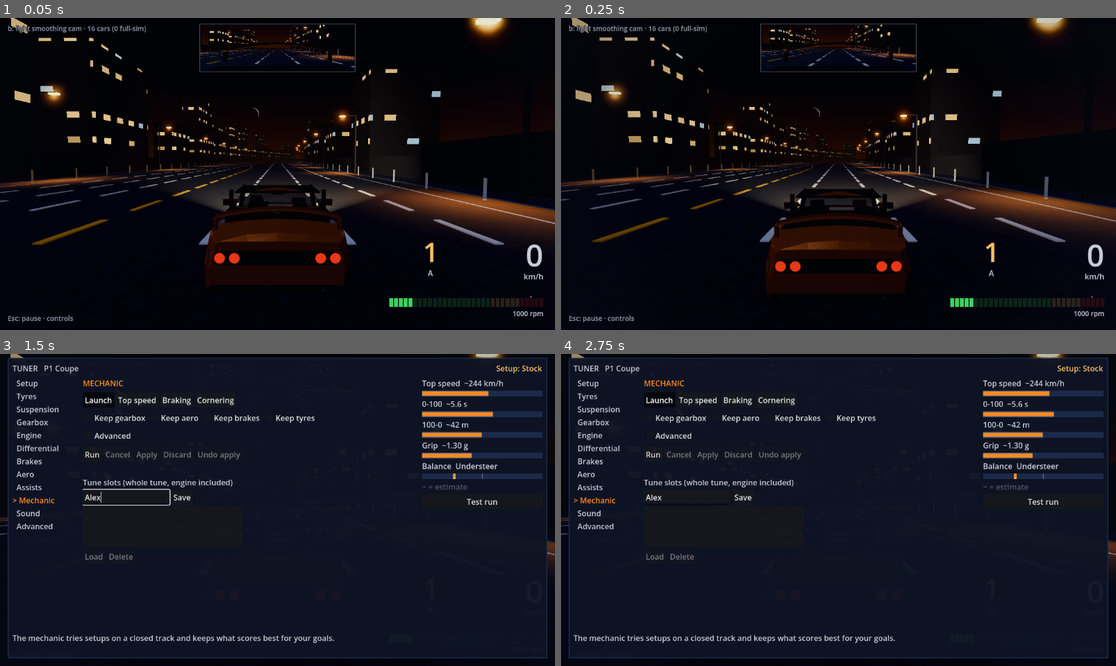
Above: before the commit, frames 1-4 (two rows, left to right).
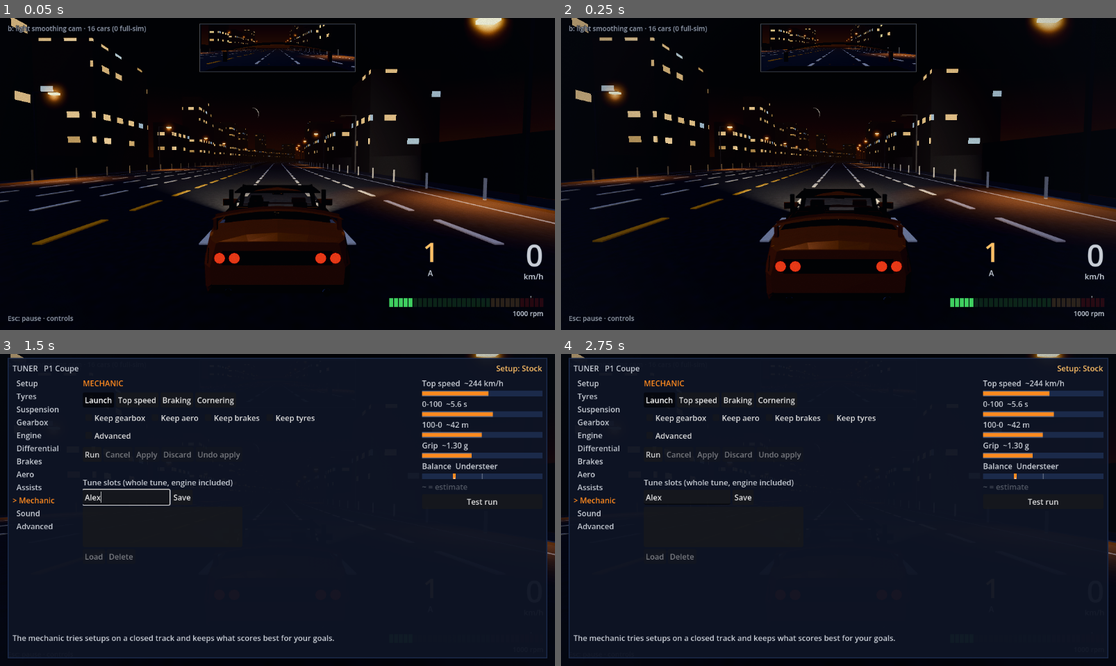
Above: after the commit, the same moments.

Repository: SmurfyHehe/neon-overdrive
Game: Godot game, scene res://Game.tscn
The game is run twice, just before and just after one commit, with the same random seed, the same clock (stepped at 60 frames per second) and the same inputs.
Inputs (mouse positions are in pixels of both pictures, inside the frame that each line leads up to):
- Up to frame 1 (0.05 s): no input
- Up to frame 2 (0.25 s): no input
- Up to frame 3 (1.5 s): tap Enter at 0.5 s; move the mouse to (399, 494) at 0.52 s; hold D (steer_right) 0.53-1.25 s; tap Y (autotune_panel) at 0.6 s; click (399, 494) at 0.67 s; click (127, 497) at 1.27 s; type "Alex" at 1.35 s
- Up to frame 4 (2.75 s): click "Launch" at 2 s

The runs differ from the first frame. In frame 1, 0.3% of the frame differs, in the area x 41-66%, y 2-51%; in frame 2, 0.2%; in frame 3, less than 0.1%; in frame 4, less than 0.1%.

Commit message:
Flickering and dead street lamps
About 6% of lamps fail (steady, stutter, out, restrike) and 4% are
dead, picked per chunk and slot by hash so a street comes back the
same. Lamp heads, pools and halos read the state from MultiMesh custom
data; heads become a small shader, pools and halos share one additive
glow shader (falloff, lamp level, distance fade, billboard). Flicker
runs on the GPU from TIME. New tests/lamp_states.gd.

Co-Authored-By: Claude Opus 5.5 (1M context) <noreply@anthropic.com>

Diff:
--- a/scripts/road_chunk_builder.gd
+++ b/scripts/road_chunk_builder.gd
@@ -193,9 +193,9 @@
 static var _barrier_mesh: BoxMesh
 static var _lamp_mesh: ArrayMesh
 static var _pool_mesh: PlaneMesh
-static var _pool_mat: StandardMaterial3D
+static var _pool_mat: ShaderMaterial
 static var _halo_mesh: QuadMesh
-static var _halo_mat: StandardMaterial3D
+static var _halo_mat: ShaderMaterial
 static var _wall_mesh: BoxMesh
 static var _wall_mat: StandardMaterial3D
 
@@ -398,6 +398,95 @@
 		_barrier_mesh = _box_mesh(Vector3(BARRIER_W, BARRIER_H, CHUNK_LEN / STATIONS))
 	return _barrier_mesh
 
+const LAMP_HEAD_SHADER := """
+shader_type spatial;
+render_mode cull_back;
+uniform vec3 color : source_color;
+uniform float energy = 4.0;
+varying float lit;
+// Lamp state per instance (INSTANCE_CUSTOM): r = 0 working, 0.5 failing
+// (flickers), 1 dead; g = a per-lamp seed so failing lamps fall out of step.
+float lamp_level(vec4 c, float t) {
+	if (c.r > 0.75) {
+		return 0.0;
+	}
+	if (c.r > 0.25) {
+		float s = c.g * 97.0;
+		// A failing sodium lamp: steady mostly, then a burst of stutter,
+		// then a few seconds out while it tries to restrike.
+		float cycle = fract(t / 9.0 + c.g);
+		float stutter = step(0.3, fract(sin(floor(t * 14.0 + s) * 12.9898) * 43758.5453));
+		float hum = 0.85 + 0.15 * sin(t * 100.0 + s);
+		float out_ = step(0.82, cycle);
+		float burst = step(0.62, cycle) * (1.0 - out_);
+		return hum * mix(1.0, stutter, burst) * (1.0 - out_) + out_ * 0.04 * stutter;
+	}
+	return 1.0;
+}
+
+void vertex() {
+	lit = lamp_level(INSTANCE_CUSTOM, TIME);
+}
+void fragment() {
+	ALBEDO = color * mix(0.12, 1.0, lit);
+	EMISSION = color * energy * lit;
+}
+"""
+
+## Light pools and halos as one shader: an additive, unshaded quad whose
+## texture alpha is the falloff, dimmed with its lamp (lamp_level) and faded
+## out with distance (fade_far .. fade_near, metres; fog would add colour to
+## an additive surface instead of removing light). billboard turns the quad
+## to face the camera (halos).
+const LAMP_GLOW_SHADER := """
+shader_type spatial;
+render_mode unshaded, blend_add, depth_draw_never, fog_disabled, cull_disabled;
+uniform vec3 color : source_color;
+uniform sampler2D falloff : source_color, filter_linear, repeat_disable;
+uniform float fade_near = 110.0;
+uniform float fade_far = 170.0;
+uniform bool billboard = false;
+varying float lit;
+// Lamp state per instance (INSTANCE_CUSTOM): r = 0 working, 0.5 failing
+// (flickers), 1 dead; g = a per-lamp seed so failing lamps fall out of step.
+float lamp_level(vec4 c, float t) {
+	if (c.r > 0.75) {
+		return 0.0;
+	}
+	if (c.r > 0.25) {
+		float s = c.g * 97.0;
+		// A failing sodium lamp: steady mostly, then a burst of stutter,
+		// then a few seconds out while it tries to restrike.
+		float cycle = fract(t / 9.0 + c.g);
+		float stutter = step(0.3, fract(sin(floor(t * 14.0 + s) * 12.9898) * 43758.5453));
+		float hum = 0.85 + 0.15 * sin(t * 100.0 + s);
+		float out_ = step(0.82, cycle);
+		float burst = step(0.62, cycle) * (1.0 - out_);
+		return hum * mix(1.0, stutter, burst) * (1.0 - out_) + out_ * 0.04 * stutter;
+	}
+	return 1.0;
+}
+
+void vertex() {
+	lit = lamp_level(INSTANCE_CUSTOM, TIME);
+	if (billboard) {
+		MODELVIEW_MATRIX = VIEW_MATRIX * mat4(INV_VIEW_MATRIX[0], INV_VIEW_MATRIX[1], INV_VIEW_MATRIX[2], MODEL_MATRIX[3]);
+		MODELVIEW_MATRIX = MODELVIEW_MATRIX * mat4(vec4(length(MODEL_MATRIX[0].xyz), 0.0, 0.0, 0.0), vec4(0.0, length(MODEL_MATRIX[1].xyz), 0.0, 0.0), vec4(0.0, 0.0, length(MODEL_MATRIX[2].xyz), 0.0), vec4(0.0, 0.0, 0.0, 1.0));
+		MODELVIEW_NORMAL_MATRIX = mat3(MODELVIEW_MATRIX);
+	}
+}
+void fragment() {
+	float fade = clamp((fade_far - length(VERTEX)) / (fade_far - fade_near), 0.0, 1.0);
+	ALBEDO = color * texture(falloff, UV).a * lit * fade;
+}
+"""
+
+## Share of street lamps that are failing (flicker) and dead (Roy, 2026-10-08:
+## "a few"). Picked per lamp from its chunk and slot, so a lamp keeps its state
+## when the road comes round again and a chunk rebuild gives the same street.
+const LAMP_FLICKER_CHANCE := 0.06
+const LAMP_DEAD_CHANCE := 0.04
+
 ## Street lamp, built once and shared by every chunk's lamp MultiMesh: a pole
 ## and arm (dark metal) and a sodium head (emissive, above the glow threshold
 ## so it blooms). Two surfaces, so materials live on the mesh, not on the
@@ -408,7 +497,10 @@
 	if _lamp_mesh == null:
 		var metal := _flat_mat(Color(0.2, 0.2, 0.21))
 		metal.roughness = 0.6
-		var head := _flat_mat(SODIUM, true, 4.0)
+		var head := ShaderMaterial.new()
+		head.shader = _lamp_shader(LAMP_HEAD_SHADER)
+		head.set_shader_parameter("color", SODIUM)
+		head.set_shader_parameter("energy", 4.0)
 		var st := SurfaceTool.new()
 		st.begin(Mesh.PRIMITIVE_TRIANGLES)
 		_add_box(st, Vector3(0.0, LAMP_POLE_H / 2.0, 0.0), Vector3(0.16, LAMP_POLE_H, 0.16))
@@ -448,7 +540,7 @@
 		_pool_mesh.size = Vector2.ONE
 	return _pool_mesh
 
-static func _get_pool_mat() -> StandardMaterial3D:
+static func _get_pool_mat() -> ShaderMaterial:
 	if _pool_mat == null:
 		var grad := Gradient.new()
 		# Polish pass (2026-10-08): a smooth, roughly Gaussian falloff
@@ -458,25 +550,36 @@
 		grad.colors = PackedColorArray([Color(1, 1, 1, 1), Color(1, 1, 1, 0.82), Color(1, 1, 1, 0.52),
 			Color(1, 1, 1, 0.25), Color(1, 1, 1, 0.09), Color(1, 1, 1, 0.025), Color(1, 1, 1, 0)])
 		grad.interpolation_mode = Gradient.GRADIENT_INTERPOLATE_CUBIC
-		var tex := GradientTexture2D.new()
-		tex.gradient = grad
-		tex.fill = GradientTexture2D.FILL_RADIAL
-		tex.fill_from = Vector2(0.5, 0.5)
-		tex.fill_to = Vector2(1.0, 0.5)
-		tex.width = 128
-		tex.height = 128
-		var m := StandardMaterial3D.new()
-		m.shading_mode = BaseMaterial3D.SHADING_MODE_UNSHADED
-		m.transparency = BaseMaterial3D.TRANSPARENCY_ALPHA
-		m.blend_mode = BaseMaterial3D.BLEND_MODE_ADD
-		m.albedo_texture = tex
-		m.albedo_color = Color(SODIUM.r * 0.42, SODIUM.g * 0.42, SODIUM.b * 0.42, 1.0)
-		m.disable_fog = true
-		m.distance_fade_mode = BaseMaterial3D.DISTANCE_FADE_PIXEL_ALPHA
-		m.distance_fade_min_distance = 170.0  # min > max: fade OUT with distance
-		m.distance_fade_max_distance = 110.0
-		_pool_mat = m
+		_pool_mat = _glow_mat(grad, 128, SODIUM * 0.42, 110.0, 170.0, false)
 	return _pool_mat
+
+## A LAMP_GLOW_SHADER material: radial falloff texture from `grad`, colour,
+## fade-out distances, billboard or not.
+static func _glow_mat(grad: Gradient, size: int, color: Color, near: float, far: float, billboard: bool) -> ShaderMaterial:
+	var tex := GradientTexture2D.new()
+	tex.gradient = grad
+	tex.fill = GradientTexture2D.FILL_RADIAL
+	tex.fill_from = Vector2(0.5, 0.5)
+	tex.fill_to = Vector2(1.0, 0.5)
+	tex.width = size
+	tex.height = size
+	var m := ShaderMaterial.new()
+	m.shader = _lamp_shader(LAMP_GLOW_SHADER)
+	m.set_shader_parameter("falloff", tex)
+	m.set_shader_parameter("color", Color(color, 1.0))
+	m.set_shader_parameter("fade_near", near)
+	m.set_shader_parameter("fade_far", far)
+	m.set_shader_parameter("billboard", billboard)
+	return m
+
+static var _lamp_shaders := {}
+
+static func _lamp_shader(code: String) -> Shader:
+	if not _lamp_shaders.has(code):
+		var sh := Shader.new()
+		sh.code = code
+		_lamp_shaders[code] = sh
+	return _lamp_shaders[code]
 
 ## Lamp halo: a camera-facing quad with a soft radial glow, added on top
 ## (unshaded, BLEND_MODE_ADD), so the head reads as a light in haze, not a
@@ -488,34 +591,29 @@
 		_halo_mesh.size = Vector2.ONE
 	return _halo_mesh
 
-static func _get_halo_mat() -> StandardMaterial3D:
+static func _get_halo_mat() -> ShaderMaterial:
 	if _halo_mat == null:
 		var grad := Gradient.new()
 		grad.offsets = PackedFloat32Array([0.0, 0.08, 0.3, 0.6, 1.0])
 		grad.colors = PackedColorArray([Color(1, 1, 1, 1), Color(1, 1, 1, 0.7), Color(1, 1, 1, 0.2),
 			Color(1, 1, 1, 0.05), Color(1, 1, 1, 0)])
 		grad.interpolation_mode = Gradient.GRADIENT_INTERPOLATE_CUBIC
-		var tex := GradientTexture2D.new()
-		tex.gradient = grad
-		tex.fill = GradientTexture2D.FILL_RADIAL
-		tex.fill_from = Vector2(0.5, 0.5)
-		tex.fill_to = Vector2(1.0, 0.5)
-		tex.width = 64
-		tex.height = 64
-		var m := StandardMaterial3D.new()
-		m.shading_mode = BaseMaterial3D.SHADING_MODE_UNSHADED
-		m.transparency = BaseMaterial3D.TRANSPARENCY_ALPHA
-		m.blend_mode = BaseMaterial3D.BLEND_MODE_ADD
-		m.billboard_mode = BaseMaterial3D.BILLBOARD_ENABLED
-		m.billboard_keep_scale = true
-		m.albedo_texture = tex
-		m.albedo_color = Color(SODIUM.r * 0.9, SODIUM.g * 0.9, SODIUM.b * 0.9, 1.0)
-		m.disable_fog = true
-		m.distance_fade_mode = BaseMaterial3D.DISTANCE_FADE_PIXEL_ALPHA
-		m.distance_fade_min_distance = 220.0  # min > max: fade OUT with distance
-		m.distance_fade_max_distance = 140.0
-		_halo_mat = m
+		_halo_mat = _glow_mat(grad, 64, SODIUM * 0.9, 140.0, 220.0, true)
 	return _halo_mat
+
+## One lamp's state as MultiMesh custom data (see LAMP_HEAD_SHADER): r = 0
+## working, 0.5 failing, 1 dead; g = its flicker seed. Deterministic from the
+## chunk index and the lamp's slot.
+static func lamp_state(chunk_index: int, slot: int) -> Color:
+	var h := absi(hash(Vector2i(chunk_index, slot)))
+	var roll := float(h % 10007) / 10007.0
+	var seed_ := float((h / 10007) % 997) / 997.0
+	var mode := 0.0
+	if roll < LAMP_DEAD_CHANCE:
+		mode = 1.0
+	elif roll < LAMP_DEAD_CHANCE + LAMP_FLICKER_CHANCE:
+		mode = 0.5
+	return Color(mode, seed_, 0.0, 0.0)
 
 static func _get_wall_mesh() -> BoxMesh:
 	if _wall_mesh == null:
@@ -763,9 +861,10 @@
 # count) and never reallocated; a rebuild only writes transforms and moves
 # visible_instance_count. That is what makes the recycle path cheap.
 
-static func _new_multimesh(mm_name: String, mesh: Mesh, mat: Material, capacity: int) -> MultiMeshInstance3D:
+static func _new_multimesh(mm_name: String, mesh: Mesh, mat: Material, capacity: int, custom_data: bool = false) -> MultiMeshInstance3D:
 	var mm := MultiMesh.new()
 	mm.transform_format = MultiMesh.TRANSFORM_3D
+	mm.use_custom_data = custom_data   # before instance_count, which sizes the buffer
 	mm.mesh = mesh
 	mm.instance_count = capacity
 	mm.visible_instance_count = 0
@@ -1022,9 +1121,11 @@
 	# Stage A roadside detail: street lamps (both sides in one buffer), their
 	# light pools, and the walls between buildings. Capacity is the worst case,
 	# allocated once, like the dashes and pylons above.
-	root.add_child(_new_multimesh("Lamps", _get_lamp_mesh(), null, _lamp_slots() * 2))
-	root.add_child(_new_multimesh("LampPools", _get_pool_mesh(), _get_pool_mat(), _lamp_slots() * 2))
-	var halos := _new_multimesh("LampHalos", _get_halo_mesh(), _get_halo_mat(), _lamp_slots() * 2)
+	# Lamps, pools and halos carry each lamp's state (working / failing /
+	# dead) in their custom data, so all three flicker and die together.
+	root.add_child(_new_multimesh("Lamps", _get_lamp_mesh(), null, _lamp_slots() * 2, true))
+	root.add_child(_new_multimesh("LampPools", _get_pool_mesh(), _get_pool_mat(), _lamp_slots() * 2, true))
+	var halos := _new_multimesh("LampHalos", _get_halo_mesh(), _get_halo_mat(), _lamp_slots() * 2, true)
 	halos.cast_shadow = GeometryInstance3D.SHADOW_CASTING_SETTING_OFF
 	halos.visible = GraphicsSettings.is_on("lamp_halos")
 	halos.add_to_group(HALO_GROUP)
@@ -1177,6 +1278,10 @@
 			var head_x := pole_x - (LAMP_ARM - 0.2) * float(side)
 			pools.set_instance_transform(n_lamps, _xf(head_x, POOL_Y, lz, Basis.from_scale(Vector3(POOL_ACROSS, 1.0, POOL_ALONG))))
 			halos.set_instance_transform(n_lamps, _xf_up(head_x, LAMP_POLE_H - HALO_DROP, lz, Basis.from_scale(Vector3.ONE * HALO_SIZE)))
+			var state := lamp_state(chunk_index, n_lamps)
+			lamps.set_instance_custom_data(n_lamps, state)
+			pools.set_instance_custom_data(n_lamps, state)
+			halos.set_instance_custom_data(n_lamps, state)
 			n_lamps += 1
 	lamps.visible_instance_count = n_lamps
 	pools.visible_instance_count = n_lamps
--- /dev/null
+++ b/tests/lamp_states.gd
@@ -0,0 +1,46 @@
+extends SceneTree
+
+# Flickering and dead street lamps (2026-10-09), headless. Checks
+# RoadChunkBuilder.lamp_state():
+# - over 20 000 lamps, about LAMP_DEAD_CHANCE are dead and LAMP_FLICKER_CHANCE
+#   failing (each within 1.5 points), the rest working
+# - the same chunk and slot always give the same state (a rebuilt or revisited
+#   chunk shows the same street)
+# - failing lamps get spread-out seeds, so they do not flicker in step
+# The look itself (dead lamps lose pool and halo, failing ones stutter) was
+# checked by eye on the real renderer; headless drops MultiMesh data.
+# Exit code 1 on failure. Run:
+#   Godot_v4.7.2-stable_win64_console.exe --headless --path . -s res://tests/lamp_states.gd
+
+func _initialize() -> void:
+	var failures: Array[String] = []
+	var n := 20000
+	var dead := 0
+	var failing := 0
+	var seeds := {}
+	for i in n:
+		var s := RoadChunkBuilder.lamp_state(i / 8 - 300, i % 8)
+		if s.r > 0.75:
+			dead += 1
+		elif s.r > 0.25:
+			failing += 1
+			seeds[snappedf(s.g, 0.05)] = true
+		if s != RoadChunkBuilder.lamp_state(i / 8 - 300, i % 8):
+			failures.append("lamp %d is not deterministic" % i)
+			break
+	var d := float(dead) / n
+	var f := float(failing) / n
+	print("dead %.3f, failing %.3f" % [d, f])
+	if absf(d - RoadChunkBuilder.LAMP_DEAD_CHANCE) > 0.015:
+		failures.append("dead share %.3f, want ~%.2f" % [d, RoadChunkBuilder.LAMP_DEAD_CHANCE])
+	if absf(f - RoadChunkBuilder.LAMP_FLICKER_CHANCE) > 0.015:
+		failures.append("failing share %.3f, want ~%.2f" % [f, RoadChunkBuilder.LAMP_FLICKER_CHANCE])
+	if seeds.size() < 15:
+		failures.append("failing lamps share too few seeds (%d)" % seeds.size())
+	if failures.is_empty():
+		print("lamp_states: PASS")
+		quit(0)
+	else:
+		for x in failures:
+			print("FAIL ", x)
+		quit(1)
--- a/tests/roadside_detail.gd
+++ b/tests/roadside_detail.gd
@@ -176,6 +176,7 @@
 		var m: StandardMaterial3D = dim[k]
 		if m.emission_enabled and m.emission_energy_multiplier >= 1.0:
 			_fail("%s glows (emission energy %.2f >= glow threshold 1.0): neon is out (Look Board B)" % [k, m.emission_energy_multiplier])
-	var head := B._get_lamp_mesh().surface_get_material(1) as StandardMaterial3D
-	if head == null or not head.emission_enabled or head.emission_energy_multiplier < 1.0:
+	# A shader since the failing/dead lamps (2026-10-09): working lamps get the energy as is.
+	var head := B._get_lamp_mesh().surface_get_material(1) as ShaderMaterial
+	if head == null or float(head.get_shader_parameter("energy")) < 1.0:
 		_fail("lamp head does not glow")
Not shown, added: tests/lamp_states.gd.uid
Not shown, changed: tests/run_tests.bat
